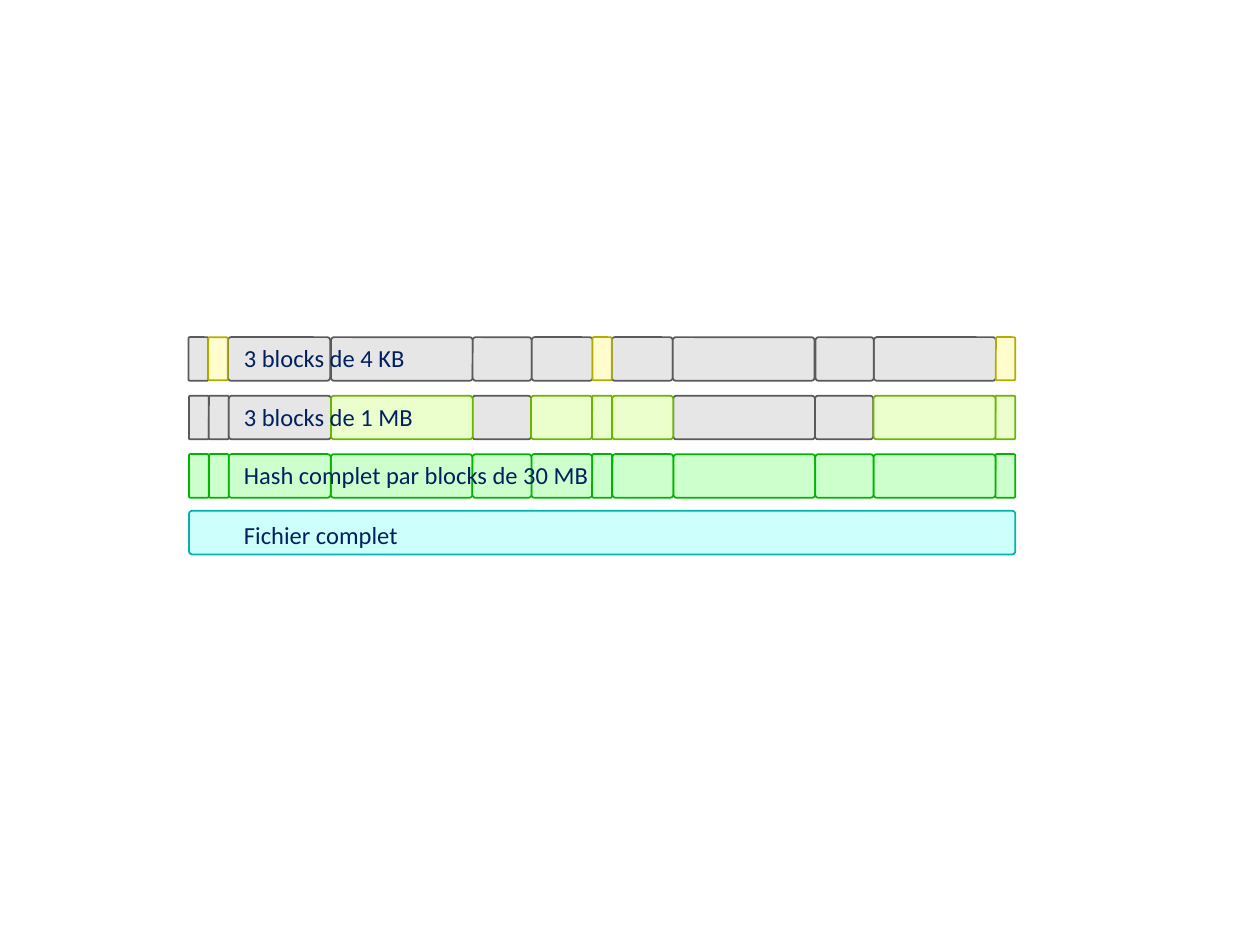
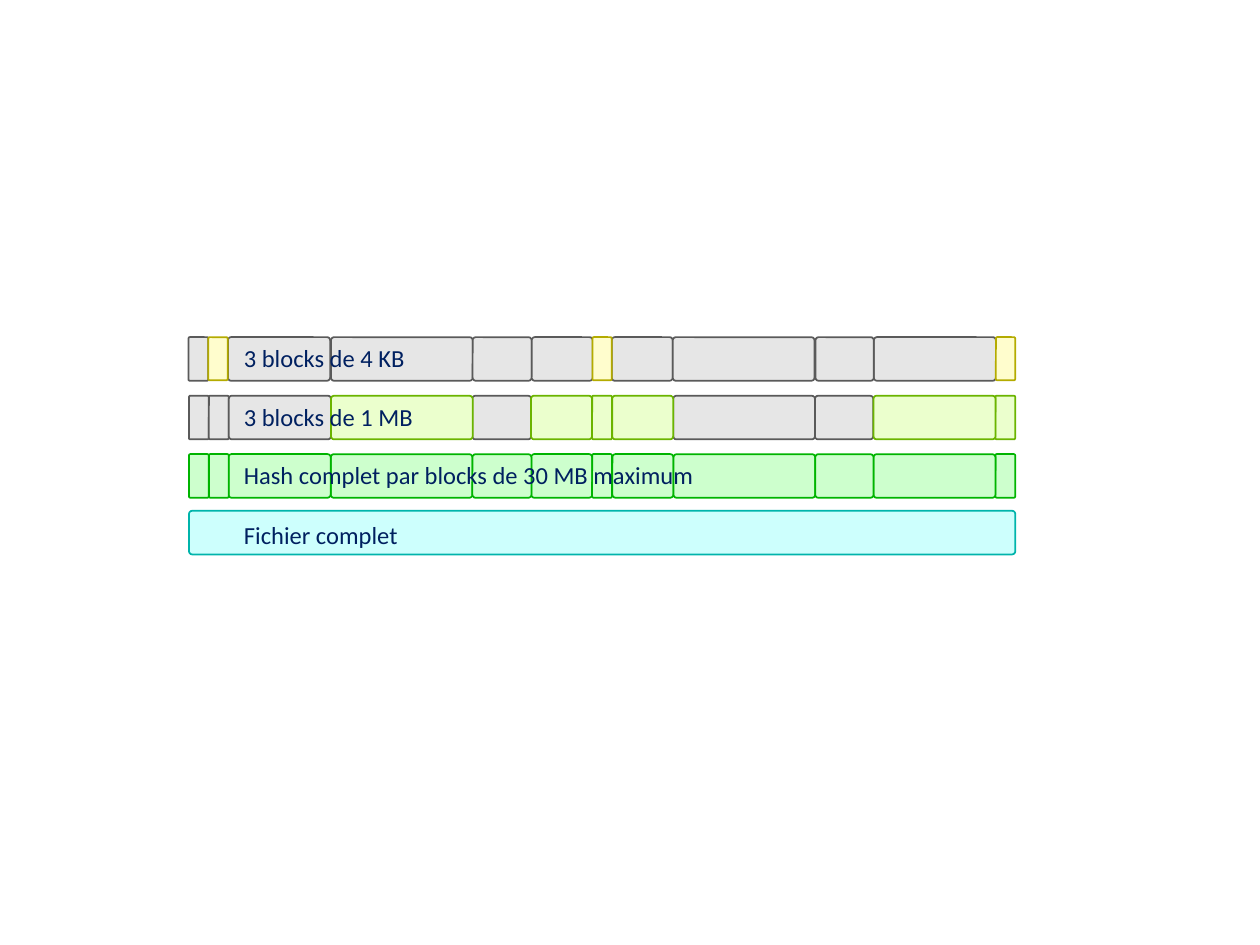
Before and after one commit to evrignaud/fim, a slide deck: slide 1 of src/main/asciidoc/slides/fr/images/hash-blocks.odp. Drawn at 1260x945 pixels with LibreOffice and Linux fonts; fonts in the diff are those of the drawing. Boxes give left, top, right and bottom in pixels: in the first picture for what was removed or moved away, otherwise in the second. Text is boxed around its words. In the diff, an @@ line names an element or a change of style, - is before the commit and + after.

Commit message:
:green_book: Slides update

```diff
--- a/src/main/asciidoc/slides/fr/images/hash-blocks.odp
+++ b/src/main/asciidoc/slides/fr/images/hash-blocks.odp
@@ text at box(244, 465, 692, 491): text changed @@
-Hash complet par blocks de 30 MB
+Hash complet par blocks de 30 MB maximum
```
Also in this commit, not shown: 4 other files.
